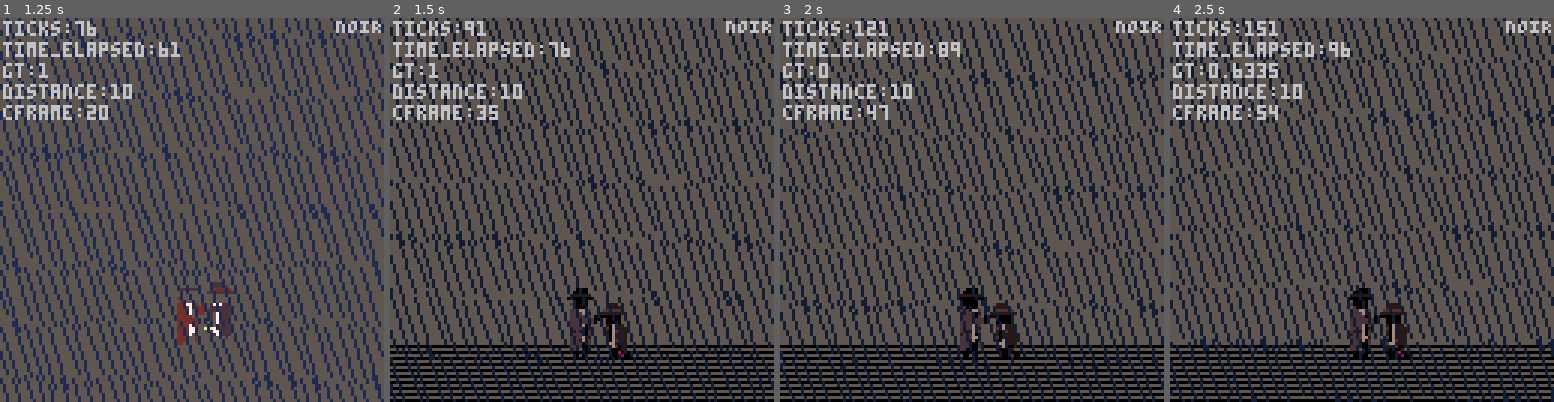
Above: before the commit, frames 1-4 (left to right).
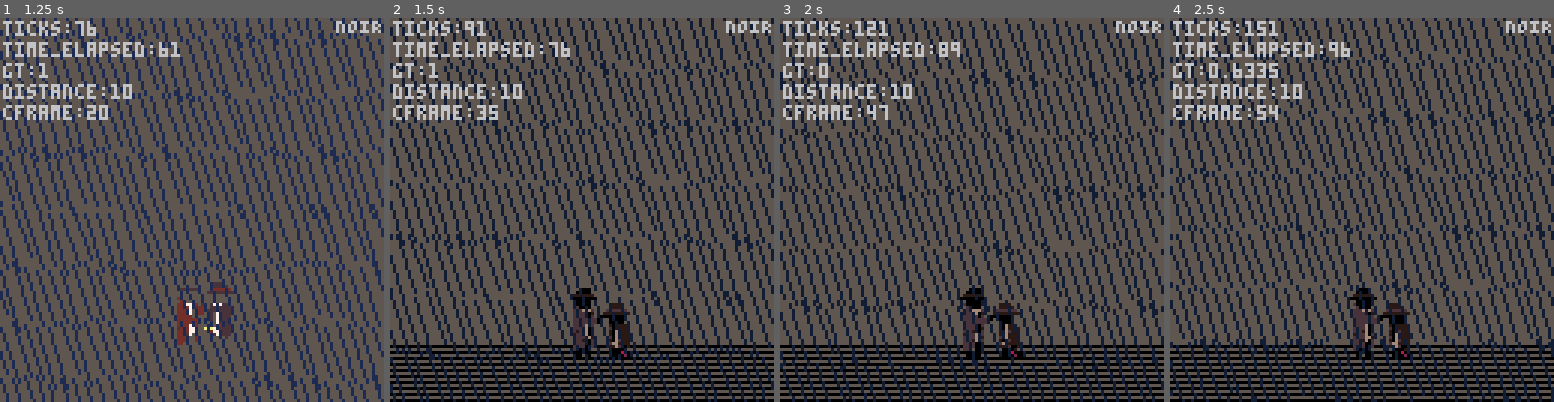
Above: after the commit, the same moments.

Repository: SneerfulArk/noir
Game: PICO-8 cartridge noir.p8
The game is run twice, just before and just after one commit, with the same random seed, the same clock (stepped at 60 frames per second) and the same inputs.
Inputs:
- Up to frame 1 (1.25 s): tap X (X key) at 0.33, 1.07 s; tap O (Z key) at 0.7 s
- Up to frame 2 (1.5 s): no input
- Up to frame 3 (2 s): tap O (Z key) at 1.7 s; tap X (X key) at 1.85 s
- Up to frame 4 (2.5 s): tap O (Z key) at 2.1 s

Frame 1 is identical in both runs. In frame 2, 0.7% of the frame differs, in the area x 46-63%, y 70-89%; in frame 3, 0.7%; in frame 4, 0.7%, in the area x 46-63%, y 71-89%.

Commit message:
v0.16.1
Changed
- Draw: `draw_obj()` function refactored to support sprite widths of both 3 tiles and 4 tiles.
- Sprites: Reorganized spritesheet to save space after adding support for 3-tile sprites.

Diff:
--- a/noir.p8
+++ b/noir.p8
@@ -223,12 +223,14 @@
             leg_shot={
                 key_frames={
                     [01] = {
-                        spr=64,
+                        spr=48,
+                        sprw=3,
                         sfx=0,
                         rstop=6,
                     },
                     [17] = {
-                        spr=64,
+                        spr=48,
+                        sprw=3,
                         shake=12,
                         muzzle=3,
                         muz_offsetx=7,
@@ -237,10 +239,12 @@
                         flash=4,
                     },
                     [26] = {
-                        spr=68,
+                        spr=51,
+                        sprw=3,
                     },
                     [69] = {
-                        spr=68,
+                        spr=51,
+                        sprw=3,
                         shake=13,
                         muzzle=3,
                         muz_offsetx=7,
@@ -249,7 +253,8 @@
                         flash=4,
                     },
                     [75] = {
-                        spr=72,
+                        spr=54,
+                        sprw=4,
                     },
                 }
             }
@@ -295,9 +300,14 @@
         local kf = takedowns.leg_shot.key_frames[c] --keyframe table
 
         if kf != nil then
-            plr.w = 4
             plr.h = 3
             plr.spr = kf.spr
+
+            if kf.sprw != nil then
+                plr.w = kf.sprw
+            else
+                plr.w = 3
+            end
 
             if kf.shake != nil then
                 shake = kf.shake
@@ -442,7 +452,11 @@
         local offset = 0
         if obj.facing == 0 then
             if cframe >= 1 then
-                offset = 17
+                if obj.w == 3 then
+                    offset = 9
+                elseif obj.w == 4 then
+                    offset = 17
+                end
             else
                 offset = 1
             end
Not shown, changed: 101 lines of the sprite sheet (__gfx__) section of noir.p8
Not shown, changed: the sound effects (__sfx__) section of noir.p8
